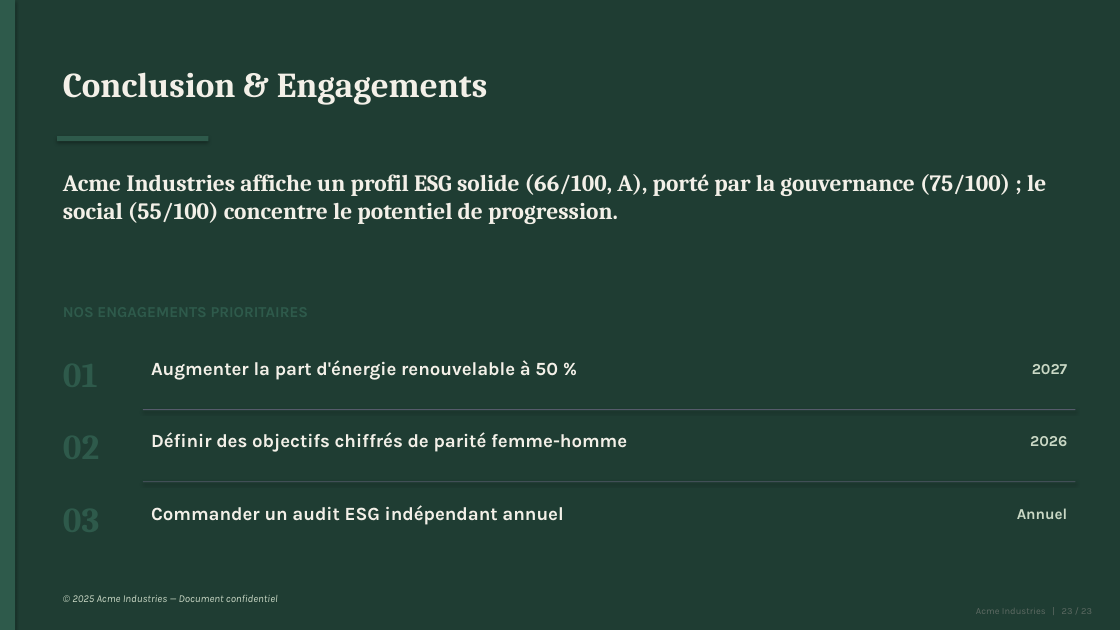
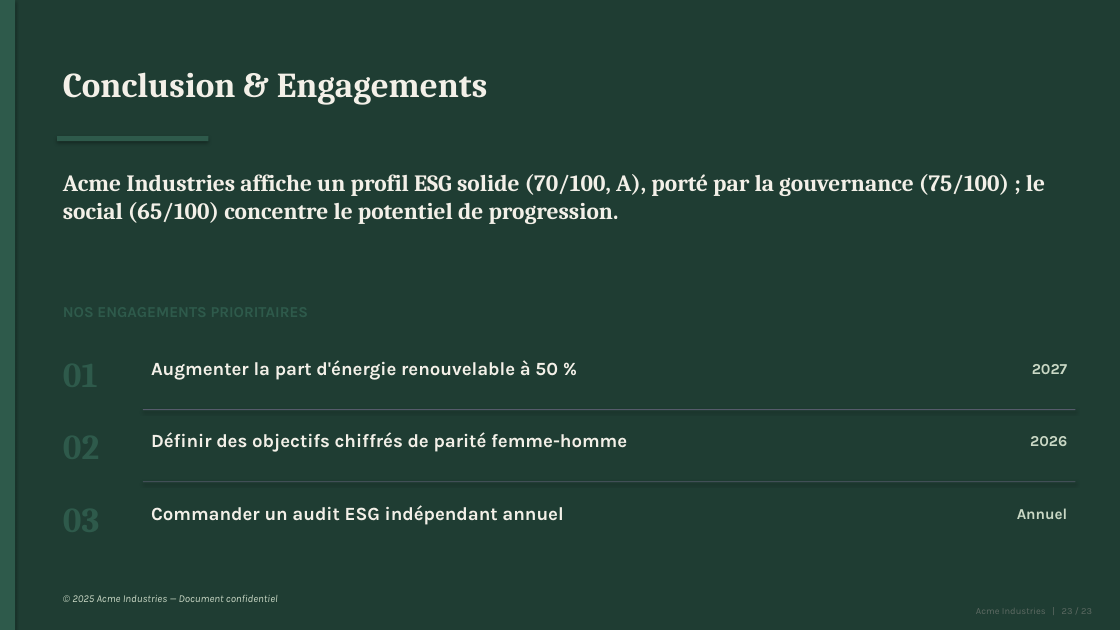
Before and after one commit to mehdiarrais-bot/Ethereal-ESG, a slide deck: slide 23 of examples/Presentation.pptx. Drawn at 1120x630 pixels with LibreOffice and Linux fonts; fonts in the diff are those of the drawing. Boxes give left, top, right and bottom in pixels: in the first picture for what was removed or moved away, otherwise in the second. Text is boxed around its words. In the diff, an @@ line names an element or a change of style, - is before the commit and + after.

```diff
--- a/examples/Presentation.pptx
+++ b/examples/Presentation.pptx
@@ text at [63, 174, 1045, 224]: text changed @@
-Acme Industries affiche un profil ESG solide (66/100, A), porté par la gouvernance (75/100) ; le social (55/100) concentre le potentiel de progression.
+Acme Industries affiche un profil ESG solide (70/100, A), porté par la gouvernance (75/100) ; le social (65/100) concentre le potentiel de progression.
```
Also in this commit, not shown: 7 other slides changed, 32 other files.
